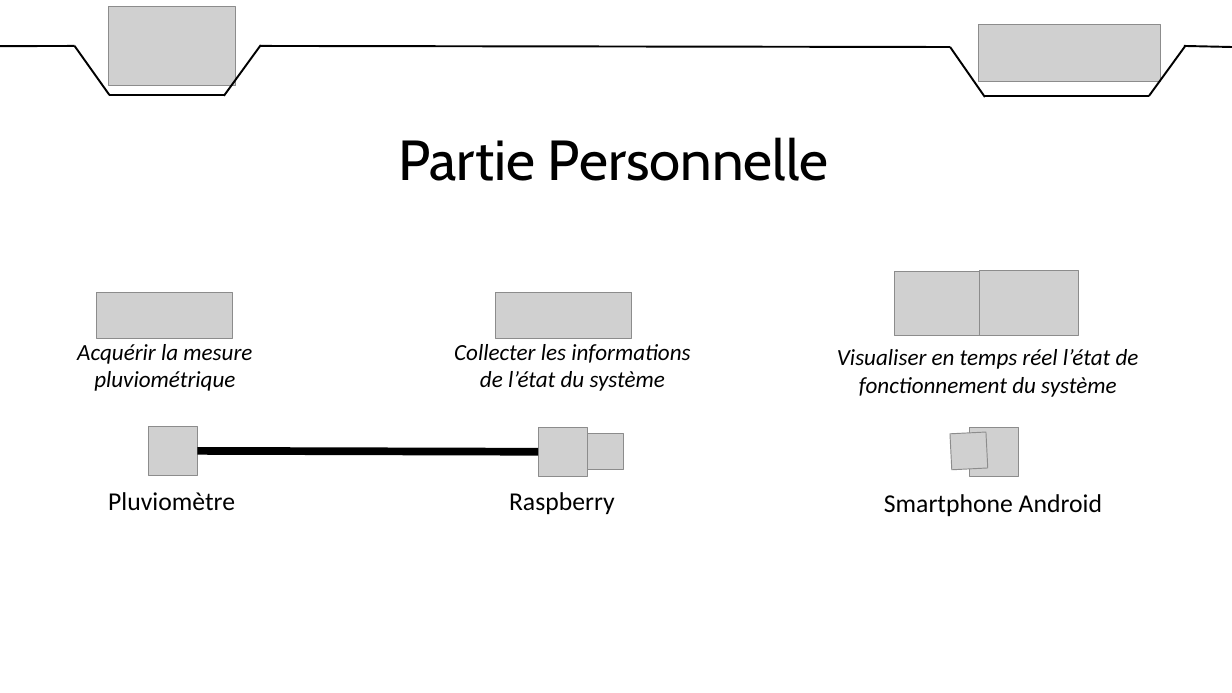
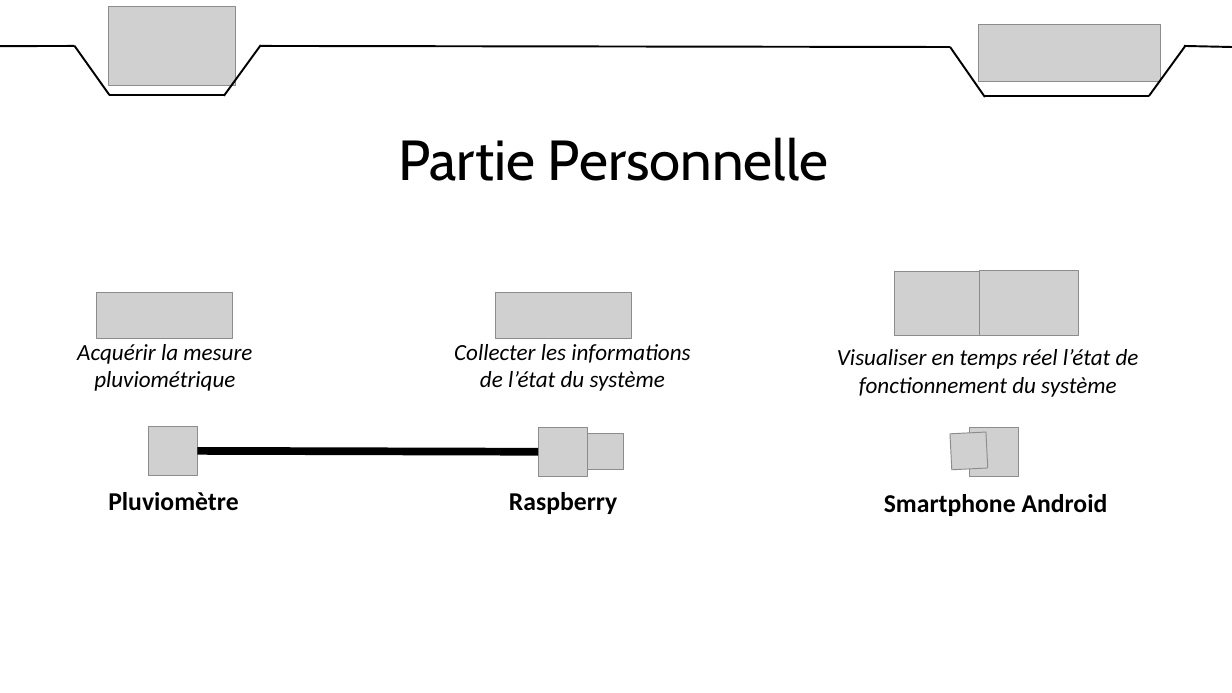
Before and after one commit to DylanChe/SupervisionSerre, a slide deck: slide 4 of oral_projet/diaporama_revue_1_dylan.pptx. Drawn at 1232x693 pixels with LibreOffice and Linux fonts; fonts in the diff are those of the drawing; grey boxes stand for pictures. Boxes give left, top, right and bottom in pixels: in the first picture for what was removed or moved away, otherwise in the second. Text is boxed around its words. In the diff, an @@ line names an element or a change of style, - is before the commit and + after.

```diff
--- a/oral_projet/diaporama_revue_1_dylan.pptx
+++ b/oral_projet/diaporama_revue_1_dylan.pptx
@@ bold on in 3 elements at bbox=[884, 494, 1108, 516], bbox=[509, 492, 617, 514], bbox=[108, 492, 238, 511] @@
```
Also in this commit, not shown: 2 other files.
